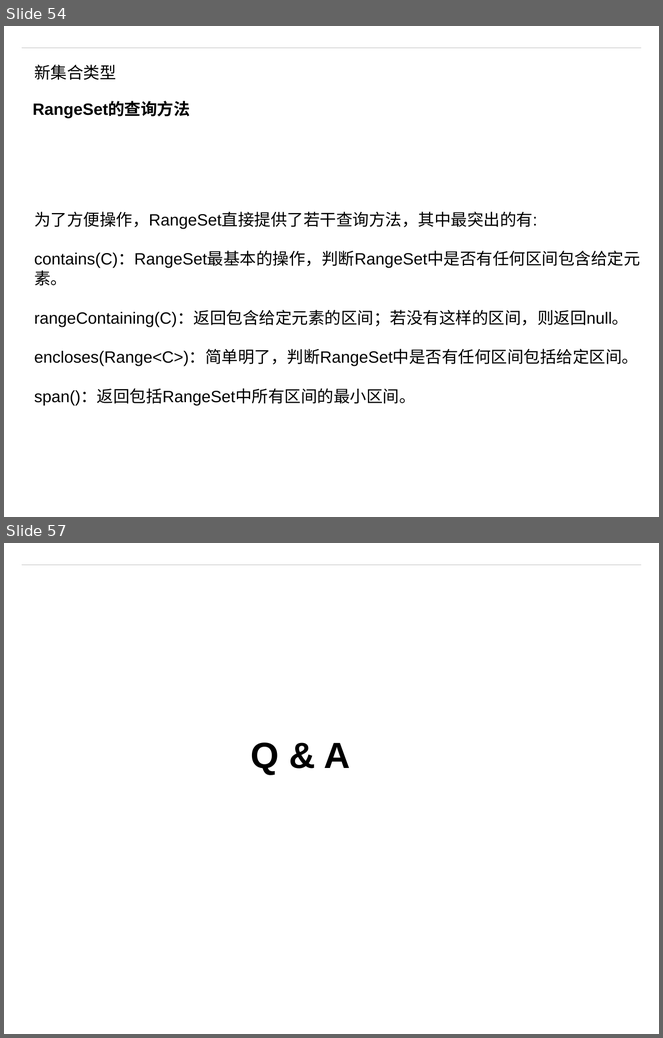
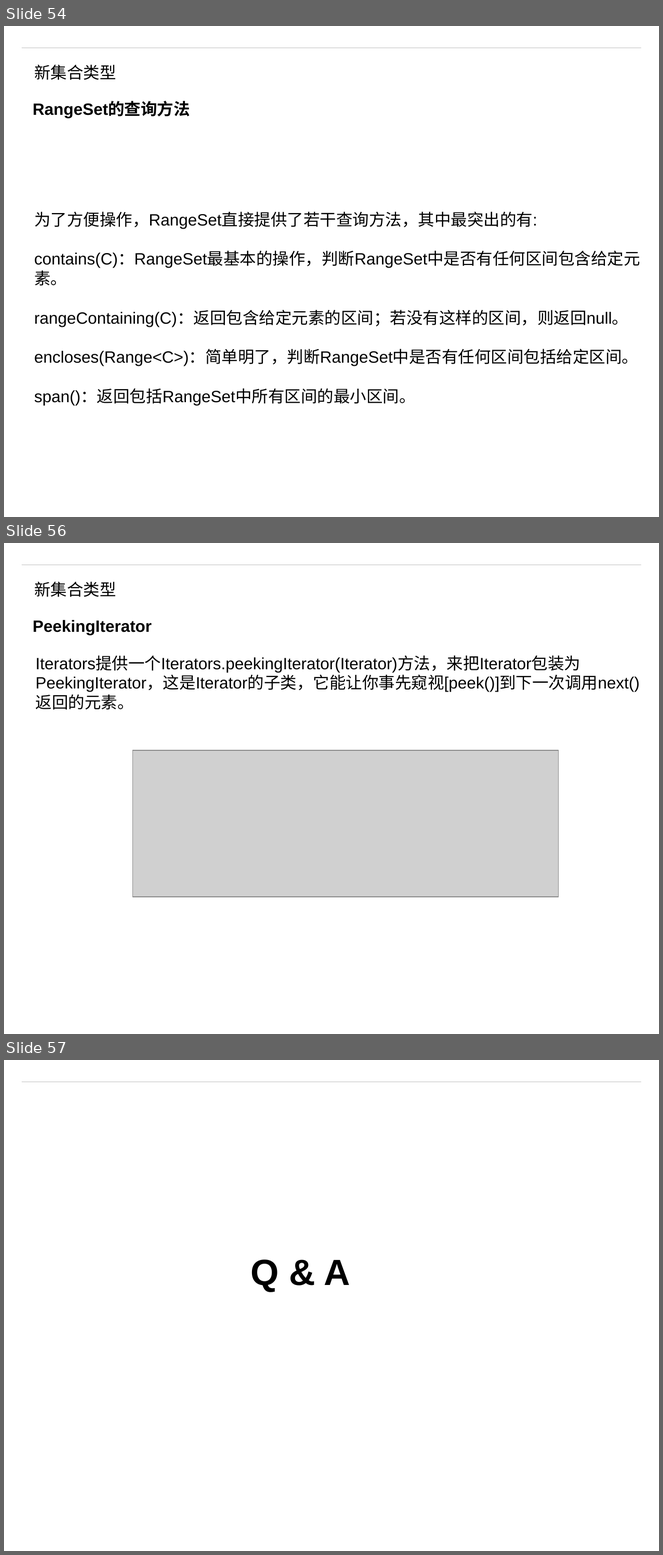
Before and after one commit to matt19870107/Guava, a slide deck: Guava.pptm. Shown one above the other, each under a label of ours: slides 54 and 57 before the commit, slides 54, 56 and 57 after it; the slides between them are not shown. The pictures are 663x1038 and 663x1555 pixels, drawn with LibreOffice and Linux fonts; fonts in the diff are those of the drawing; grey boxes stand for pictures; background and template pictures are left out. Boxes give left, top, right and bottom in pixels: in the first picture for what was removed or moved away, otherwise in the second. Text is boxed around its words. In the diff, an @@ line names an element or a change of style, - is before the commit and + after.

Commit message:
Iterator

```diff
--- a/Guava.pptm
+++ b/Guava.pptm
@@ slide 56 added at (x1=4, y1=543, x2=659, y2=1034), background #FFFFFF; not listed: 1 template element that a slide beside it also shows @@
@@ text added at (x1=34, y1=581, x2=116, y2=597), 18 pt, text #000000 @@
+新集合类型
@@ text added at (x1=33, y1=620, x2=152, y2=635), 18 pt, text #000000, bold @@
+PeekingIterator
@@ text added at (x1=36, y1=656, x2=640, y2=710), 18 pt, text #000000 @@
+Iterators提供一个Iterators.peekingIterator(Iterator)方法，来把Iterator包装为PeekingIterator，这是Iterator的子类，它能让你事先窥视[peek()]到下一次调用next()返回的元素。
@@ picture added at (x1=133, y1=750, x2=559, y2=898) @@
```
Also in this commit, not shown: 1 other slide added, 2 slides removed, 6 other files.
